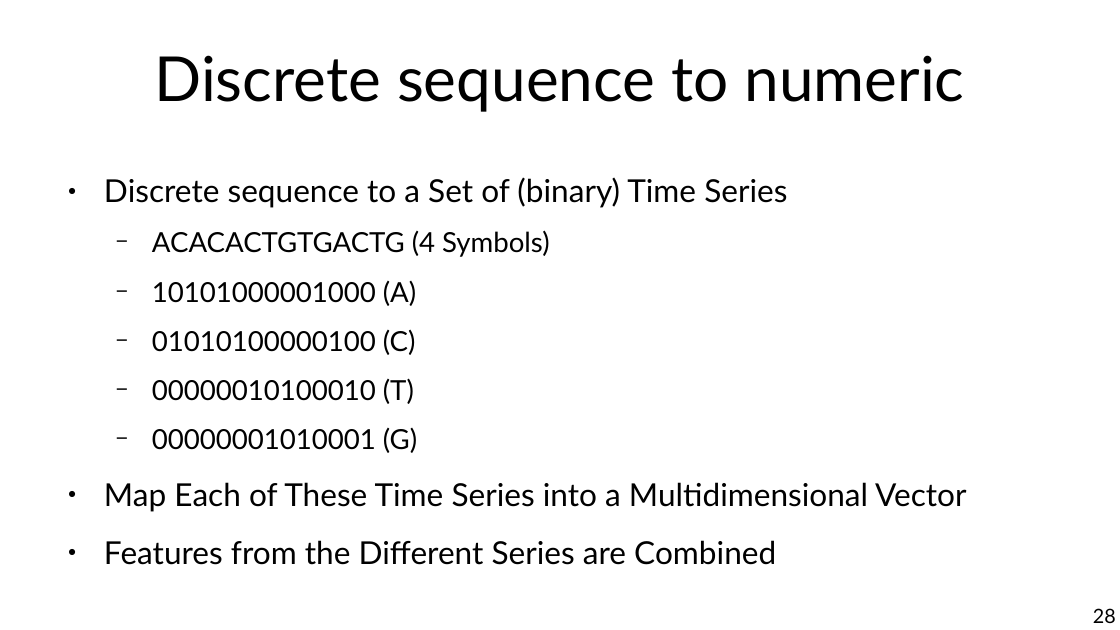
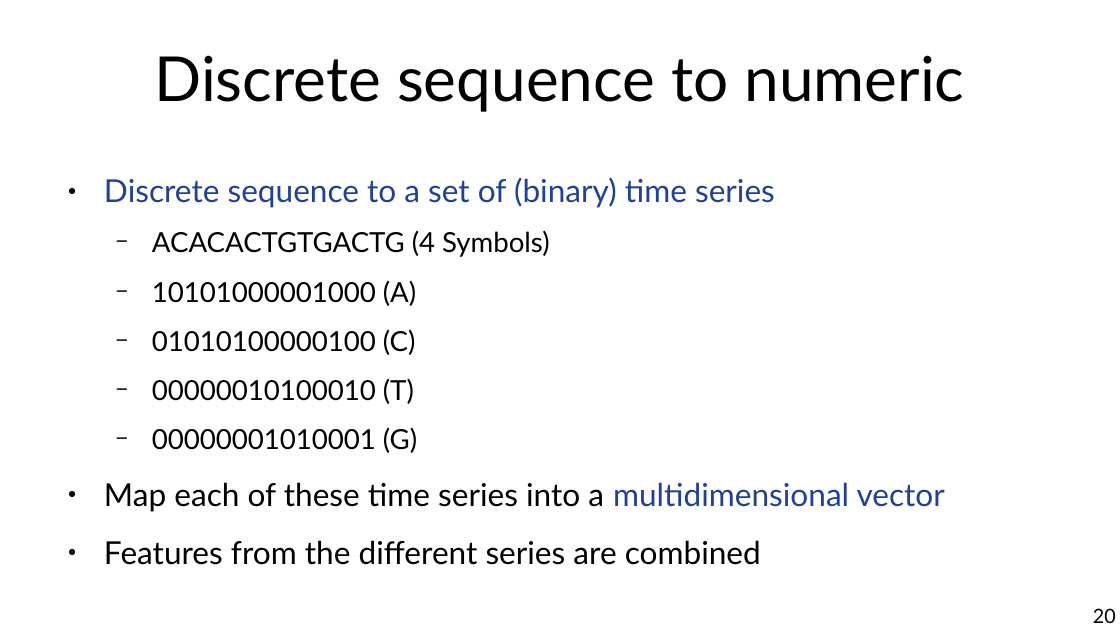
Before and after one commit to marco-calautti/data-mining-course, a slide deck: slide 20 of theory/tt02_data_preparation.odp (slide 28 before the commit). Drawn at 1120x630 pixels with LibreOffice and Linux fonts; fonts in the diff are those of the drawing. Boxes give left, top, right and bottom in pixels: in the first picture for what was removed or moved away, otherwise in the second. Text is boxed around its words. In the diff, an @@ line names an element or a change of style, - is before the commit and + after.

Commit message:
Ready

```diff
--- a/theory/tt02_data_preparation.odp
+++ b/theory/tt02_data_preparation.odp
@@ text at box(104, 177, 775, 208): text changed; text colour #000000 to #21409A @@
-● Discrete sequence to a Set of (binary) Time Series
+● Discrete sequence to a set of (binary) time series
@@ text at box(104, 482, 945, 565): text changed @@
-● Map Each of These Time Series into a Multidimensional Vector
-● Features from the Different Series are Combined
+● Map each of these time series into a multidimensional vector
+● Features from the different series are combined
@@ page number at box(1093, 608, 1116, 623): text changed @@
-28
+20
```
Also in this commit, not shown: 30 other slides changed, 8 slides added, 12 slides removed.
